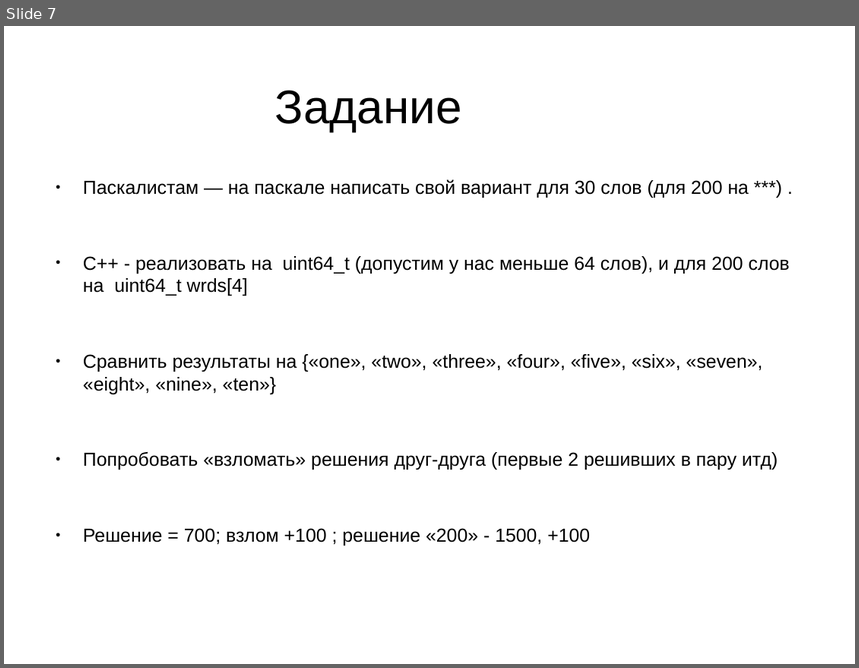
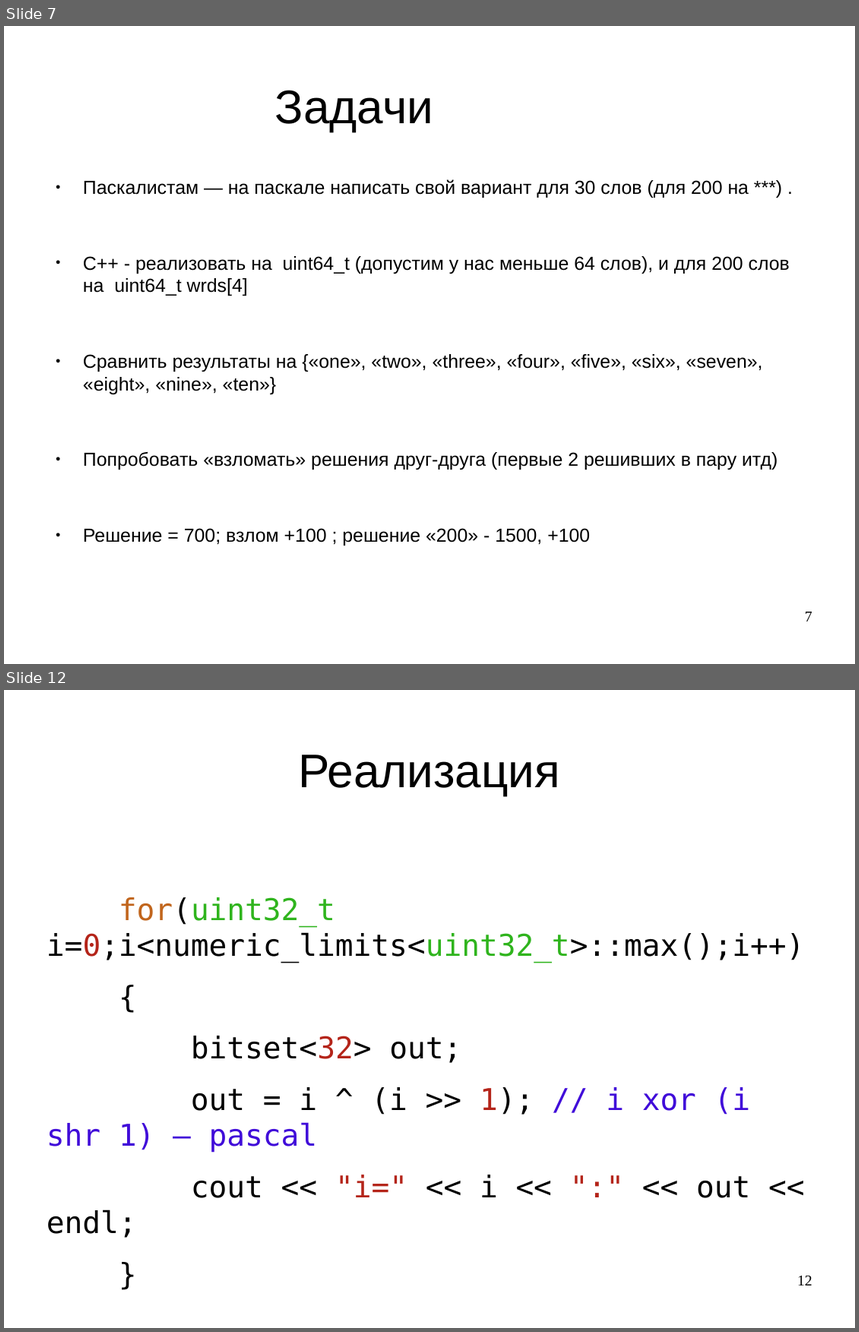
Before and after one commit to gritsulyak/School, a slide deck: 5/bagwords.odp. Shown one above the other, each under a label of ours: slide 7 before the commit, slides 7 and 12 after it; the slides between them are not shown. The pictures are 859x668 and 859x1332 pixels, drawn with LibreOffice and Linux fonts; fonts in the diff are those of the drawing. Boxes give left, top, right and bottom in pixels: in the first picture for what was removed or moved away, otherwise in the second. Text is boxed around its words. In the diff, an @@ line names an element or a change of style, - is before the commit and + after.

```diff
--- a/5/bagwords.odp
+++ b/5/bagwords.odp
@@ slide 12 added at [4,690,855,1328], background #FFFFFF @@
@@ title added at [298,755,560,796], 44 pt, text #000000 @@
+Реализация
@@ text added at [47,897,805,1198], 28 pt, text #000000 @@
+for(uint32_t i=0;i<numeric_limits<uint32_t>::max();i++)
+{
+bitset<32> out;
+out = i ^ (i >> 1); // i xor (i shr 1) — pascal
+cout << "i=" << i << ":" << out << endl;
+}
@@ page number added at [797,1276,813,1286], 14 pt, text #000000 @@
+12
@@ slide 7 changed as well @@
@@ title at [275,90,433,132]: text changed @@
-Задание
+Задачи
@@ page number added at [805,612,813,622], 14 pt, text #000000 @@
+7
```
Also in this commit, not shown: 6 other slides changed, 6 other slides added, 1 other file.
